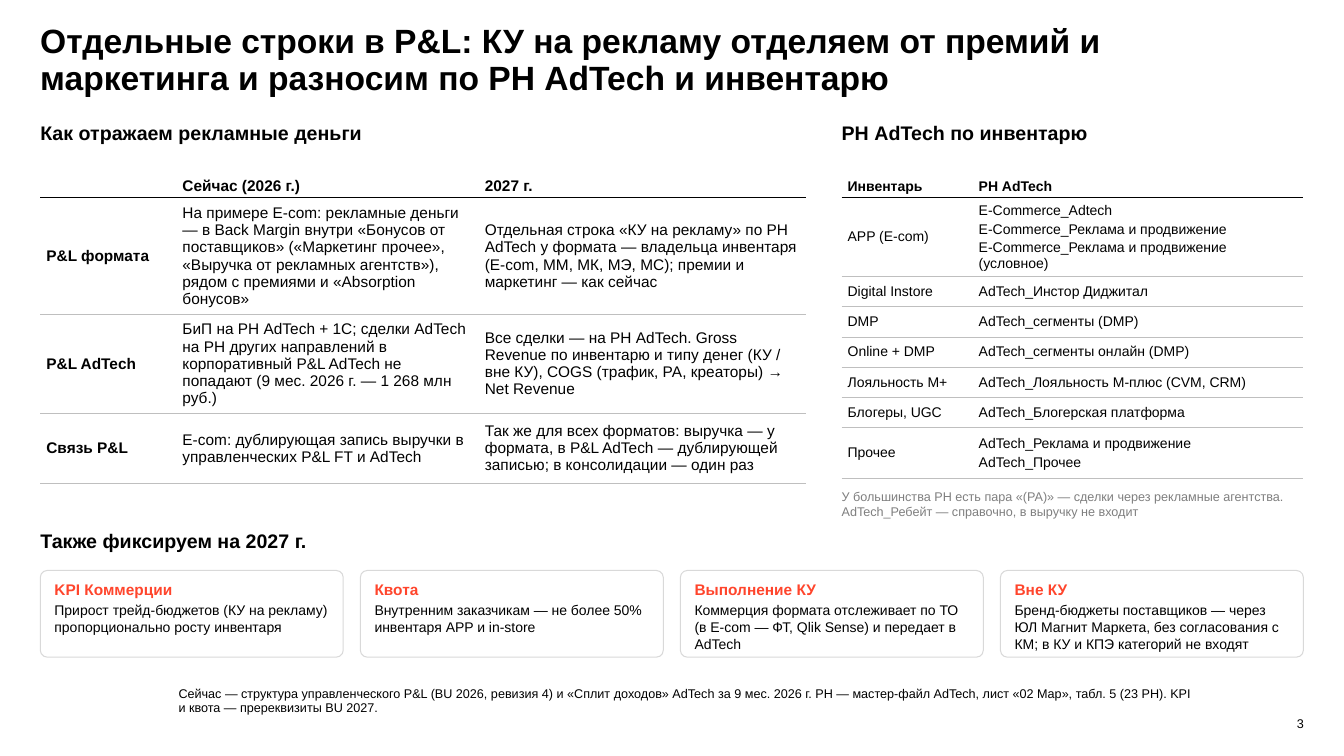
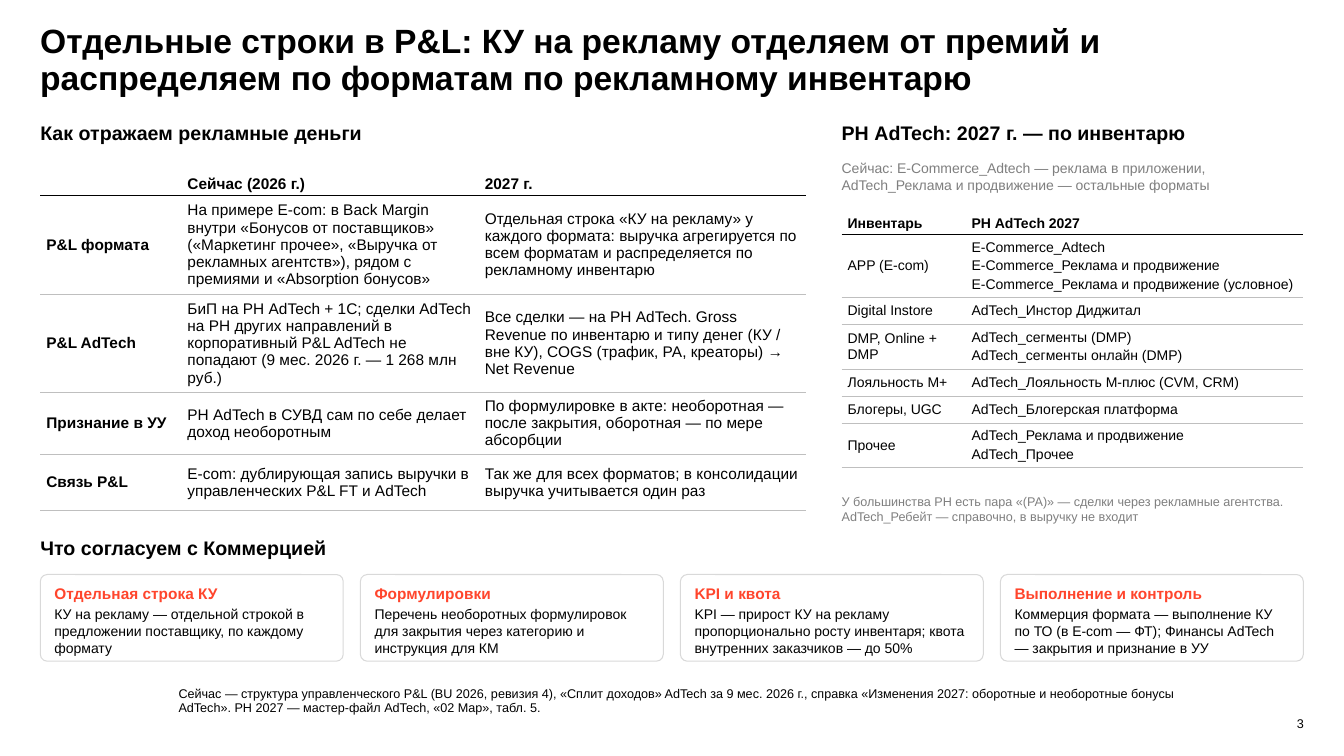
Before and after one commit to DenisMagnit/1, a slide deck: slide 3 of AdTech_КУ_2027_логика_драфт.pptx. Drawn at 1344x756 pixels with LibreOffice and Linux fonts; fonts in the diff are those of the drawing; background and template pictures are left out. Boxes give left, top, right and bottom in pixels: in the first picture for what was removed or moved away, otherwise in the second. Text is boxed around its words. In the diff, an @@ line names an element or a change of style, - is before the commit and + after.

```diff
--- a/AdTech_КУ_2027_логика_драфт.pptx
+++ b/AdTech_КУ_2027_логика_драфт.pptx
@@ text at (40,28,1101,97): text changed @@
-Отдельные строки в P&L: КУ на рекламу отделяем от премий и маркетинга и разносим по РН AdTech и инвентарю
+Отдельные строки в P&L: КУ на рекламу отделяем от премий и распределяем по форматам по рекламному инвентарю
@@ text at (842,125,1185,144): text changed @@
-РН AdTech по инвентарю
+РН AdTech: 2027 г. — по инвентарю
@@ table at (40,163,807,503) @@
-row 2, column 2: На примере E-com: рекламные деньги — в Back Margin внутри «Бонусов от поставщиков» («Маркетинг прочее», «Выручка от рекламных агентств»), рядом с премиями и «Absorption бонусов»
+row 2, column 2: На примере E-com: в Back Margin внутри «Бонусов от поставщиков» («Маркетинг прочее», «Выручка от рекламных агентств»), рядом с премиями и «Absorption бонусов»
-row 2, column 3: Отдельная строка «КУ на рекламу» по РН AdTech у формата — владельца инвентаря (E-com, ММ, МК, МЭ, МС); премии и маркетинг — как сейчас
+row 2, column 3: Отдельная строка «КУ на рекламу» у каждого формата: выручка агрегируется по всем форматам и распределяется по рекламному инвентарю
-row 4: Связь P&L | E-com: дублирующая запись выручки в управленческих P&L FT и AdTech | Так же для всех форматов: выручка — у формата, в P&L AdTech — дублирующей записью; в консолидации — один раз
+row 4: Признание в УУ | РН AdTech в СУВД сам по себе делает доход необоротным | По формулировке в акте: необоротная — после закрытия, оборотная — по мере абсорбции
+row 5: Связь P&L | E-com: дублирующая запись выручки в управленческих P&L FT и AdTech | Так же для всех форматов; в консолидации выручка учитывается один раз
@@ text added at (842,162,1209,193), 10 pt, text #7F7F7F @@
+Сейчас: E-Commerce_Adtech — реклама в приложении, AdTech_Реклама и продвижение — остальные форматы
@@ table at (842,207,1304,468) @@
-row 1, column 2: РН AdTech
+row 1, column 2: РН AdTech 2027
-row 4: DMP | AdTech_сегменты (DMP)
-row 5: Online + DMP | AdTech_сегменты онлайн (DMP)
+row 4: DMP, Online + DMP | AdTech_сегменты (DMP) / AdTech_сегменты онлайн (DMP)
@@ table: place and size @@
-table at (842,163,1304,474)
+table at (842,207,1304,468)
@@ text "У большинства РН есть пара ...": place and size @@
-text "У большинства РН есть пара ..." at (842,492,1283,519)
+text "У большинства РН есть пара ..." at (842,497,1283,524)
@@ text removed at (40,533,307,552) @@
-Также фиксируем на 2027 г.
@@ text added at (40,540,326,559), 14 pt, text #000000, bold @@
+Что согласуем с Коммерцией
@@ text in rounded rectangle at (54,588,304,656): text changed @@
-KPI Коммерции
-Прирост трейд-бюджетов (КУ на рекламу) пропорционально росту инвентаря
+Отдельная строка КУ
+КУ на рекламу — отдельной строкой в предложении поставщику, по каждому формату
@@ text in rounded rectangle at (375,588,626,656): text changed @@
-Квота
-Внутренним заказчикам — не более 50% инвентаря APP и in-store
+Формулировки
+Перечень необоротных формулировок для закрытия через категорию и инструкция для КМ
@@ text in rounded rectangle at (695,588,964,656): text changed @@
-Выполнение КУ
-Коммерция формата отслеживает по ТО (в E-com — ФТ, Qlik Sense) и передает в AdTech
+KPI и квота
+KPI — прирост КУ на рекламу пропорционально росту инвентаря; квота внутренних заказчиков — до 50%
@@ 4 rounded rectangles: place and size @@
-4 rounded rectangles at (40,571,1304,657)
+4 rounded rectangles at (40,575,1304,661)
@@ text in rounded rectangle at (1015,588,1274,656): text changed @@
-Вне КУ
-Бренд-бюджеты поставщиков — через ЮЛ Магнит Маркета, без согласования с КМ; в КУ и КПЭ категорий не входят
+Выполнение и контроль
+Коммерция формата — выполнение КУ по ТО (в E-com — ФТ); Финансы AdTech — закрытия и признание в УУ
@@ text at (179,688,1174,715): text changed @@
-Сейчас — структура управленческого P&L (BU 2026, ревизия 4) и «Сплит доходов» AdTech за 9 мес. 2026 г. РН — мастер-файл AdTech, лист «02 Map», табл. 5 (23 РН). KPI и квота — пререквизиты BU 2027.
+Сейчас — структура управленческого P&L (BU 2026, ревизия 4), «Сплит доходов» AdTech за 9 мес. 2026 г., справка «Изменения 2027: оборотные и необоротные бонусы AdTech». РН 2027 — мастер-файл AdTech, «02 Map», табл. 5.
```
Also in this commit, not shown: 2 other slides changed.
